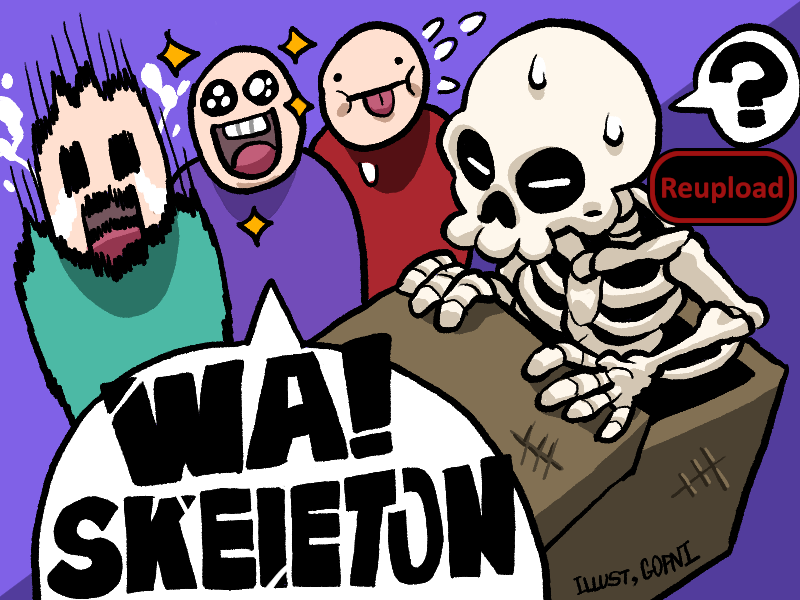
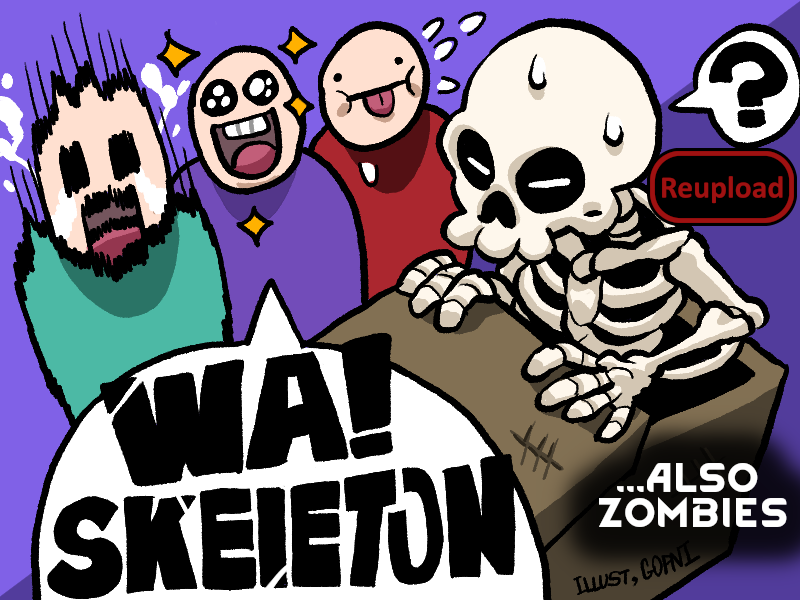
The second 800×600 image is a revision of the first. Changes to its layers:
added layer "...Also ..." above "reupload.png" over <box>548,411,800,583</box>
